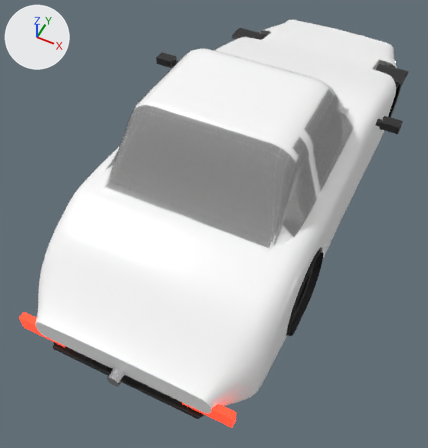
One commit to the glTF model public/models/cars/sakura_86.glb: the scene before it, then after it.
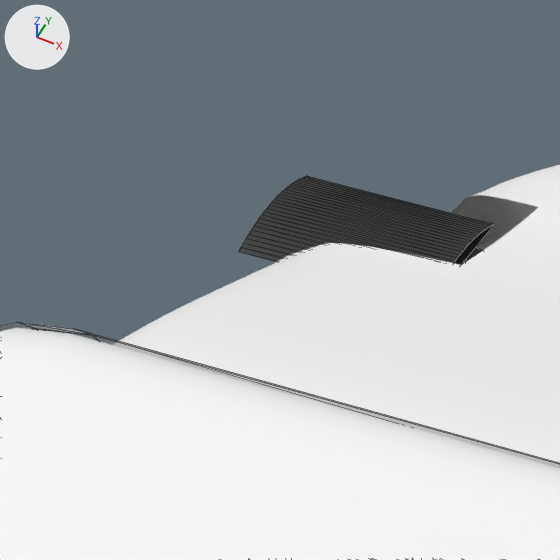
The first picture shows the older version from a 50 mm camera at (1.33, -3.61, 3.67) aimed at (-0.06, -0.83, 0.2). The close-ups show the older and then the newer version on the part from 46% to 64% of the width and 1% to 18% of the height of that picture. Only the edits that show in the close-ups are written down. Arrows for +X, +Y and +Z are at upper left; the lights stay in place. The close-ups show mesh edges as thin lines. Where no turn or scale is listed for an object, it has been applied to the vertices. Vertices at exactly the same position are counted once.

Names of what the first close-up shows: 'Body', 'Glass', 'Trim' and 1 more.
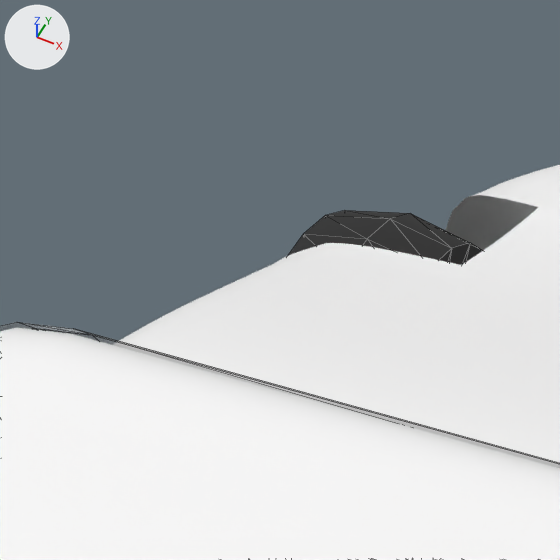
Boxes (x1, y1, x2, y2) around the edits, measured in the close-ups (560 x 560 px):
'Trim', reshaped (not visible afterwards)
    before: (239, 176, 495, 265)
'Wheel_FL', unchanged, uncovered by the edit
    before: (463, 247, 483, 264)
    after: (288, 210, 483, 265)

The change, as a diff of the scene's bpy script:
```diff
--- a/public/models/cars/sakura_86.glb.py
+++ b/public/models/cars/sakura_86.glb.py
@@ me_mirror_l_stalk @@
 # used by ob_trim; location = (-0.866, 0.06, 0.891)
-me_mirror_l_stalk.from_pydata(...)  # 304 vertices, 356 faces; spans x -0.15..1.88, y -2.33..1.85, z -0.87..0.04
+me_mirror_l_stalk.from_pydata(...)  # 192 vertices, 244 faces; spans x -0.15..1.88, y -2.33..1.85, z -0.87..0.04
+# me_mirror_l_stalk part 1: the loose piece of 56 vertices spanning x 0.03..0.3, y 1.03..1.25, z -0.31..-0.29 is deleted
+# other edits to the shape of me_mirror_l_stalk do not show in these pictures
 me_mirror_l_stalk.materials.append(mat_trim)
```
